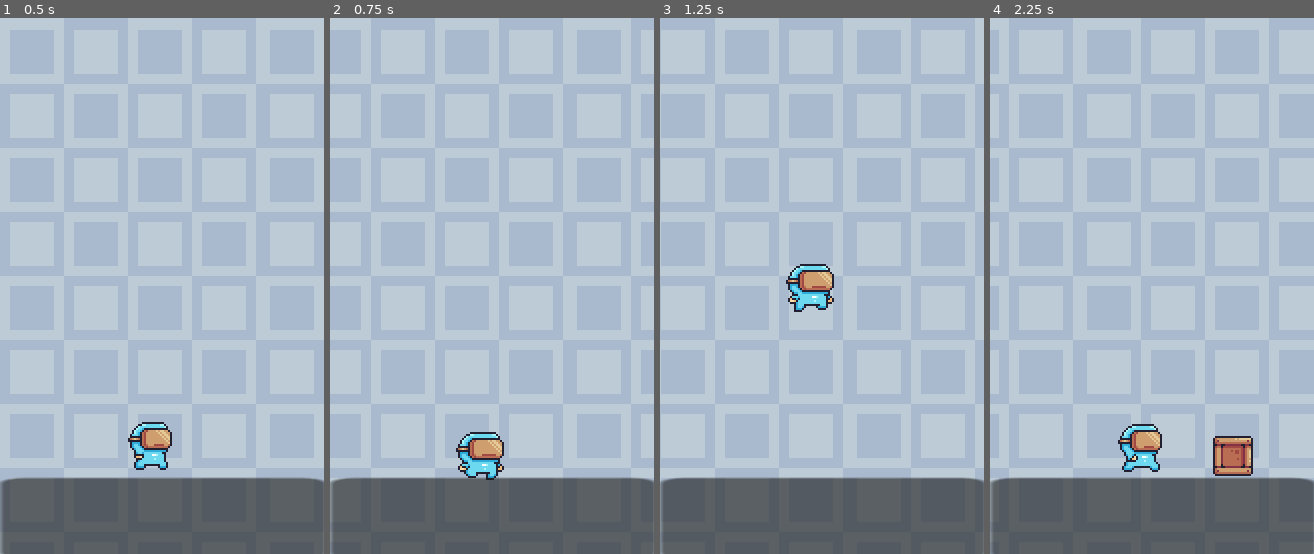
Above: before the commit, frames 1-4 (left to right).
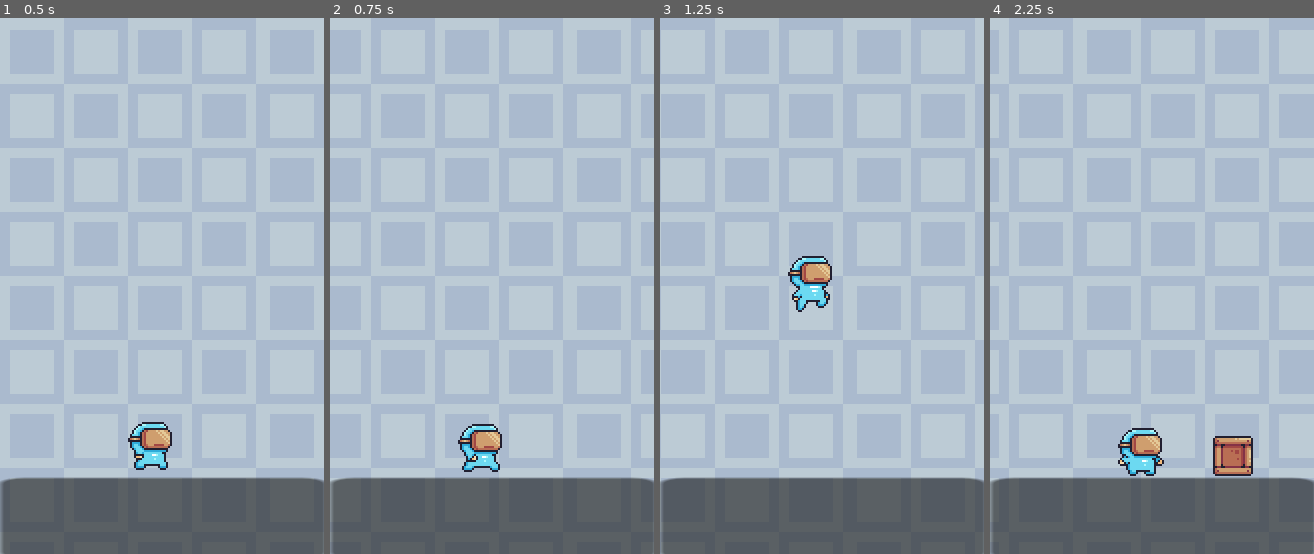
Above: after the commit, the same moments.

Repository: EricBL3/godot-genesis-course
Game: Godot game, scene res://scenes/game.tscn
Same seed, same stepped clock (60 frames per second), same inputs: the game is played once before the commit and once after it.
Inputs:
- Up to frame 1 (0.5 s): no input
- Up to frame 2 (0.75 s): tap Enter (ui_accept) at 0.5 s
- Up to frame 3 (1.25 s): tap Enter (ui_accept) at 0.77 s
- Up to frame 4 (2.25 s): tap Enter (ui_accept) at 1.52 s

Frame 1 is identical in both runs. In frame 2, 1.0% of the frame differs, in the area x 38-54%, y 75-87%; in frame 3, 1.0%; in frame 4, 0.8%.

Commit message:
Implement player animations

Diff:
--- a/Infinite Platformer/scenes/player.tscn
+++ b/Infinite Platformer/scenes/player.tscn
@@ -1,8 +1,9 @@
-[gd_scene load_steps=29 format=3 uid="uid://cx510b3bs2jmr"]
+[gd_scene load_steps=30 format=3 uid="uid://cx510b3bs2jmr"]
 
 [ext_resource type="Script" path="res://scripts/player.gd" id="1_dcbe0"]
 [ext_resource type="Texture2D" uid="uid://dqdngskkyq7i" path="res://assets/textures/player/Idle (32x32).png" id="1_j2e70"]
 [ext_resource type="Texture2D" uid="uid://bumtpq28conwx" path="res://assets/textures/player/Run (32x32).png" id="2_btmuk"]
+[ext_resource type="Texture2D" uid="uid://bu12rbnkxacib" path="res://assets/textures/player/Jump (32x32).png" id="3_ls2pp"]
 
 [sub_resource type="AtlasTexture" id="AtlasTexture_m7ujv"]
 atlas = ExtResource("1_j2e70")
@@ -135,6 +136,14 @@
 "loop": true,
 "name": &"idle",
 "speed": 20.0
+}, {
+"frames": [{
+"duration": 1.0,
+"texture": ExtResource("3_ls2pp")
+}],
+"loop": true,
+"name": &"jump",
+"speed": 15.0
 }, {
 "frames": [{
 "duration": 1.0,
@@ -187,9 +196,8 @@
 [node name="AnimatedSprite2D" type="AnimatedSprite2D" parent="."]
 texture_filter = 1
 sprite_frames = SubResource("SpriteFrames_j8l6h")
-animation = &"run"
+animation = &"jump"
 autoplay = "run"
-frame_progress = 0.510156
 
 [node name="CollisionShape2D" type="CollisionShape2D" parent="."]
 position = Vector2(1, 2.5)
--- a/Infinite Platformer/scripts/player.gd
+++ b/Infinite Platformer/scripts/player.gd
@@ -2,10 +2,19 @@
 class_name Player
 
 @export var jump_velocity = 400.0
+@onready var animated_sprite = $AnimatedSprite2D
+
 
 # Get the gravity from the project settings to be synced with RigidBody nodes.
 var gravity = ProjectSettings.get_setting("physics/2d/default_gravity")
 
+func _process(delta):
+	if is_on_floor():
+		if animated_sprite.animation != "run":
+			animated_sprite.play("run")
+	else:
+		if animated_sprite.animation != "jump":
+			animated_sprite.play("jump")
 
 func _physics_process(delta):
 	# Add the gravity.
